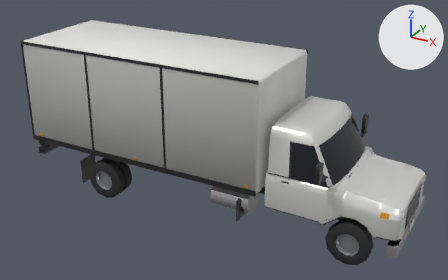
What one commit did to the glTF model app/public/world/vehicles/boxtruck.glb.
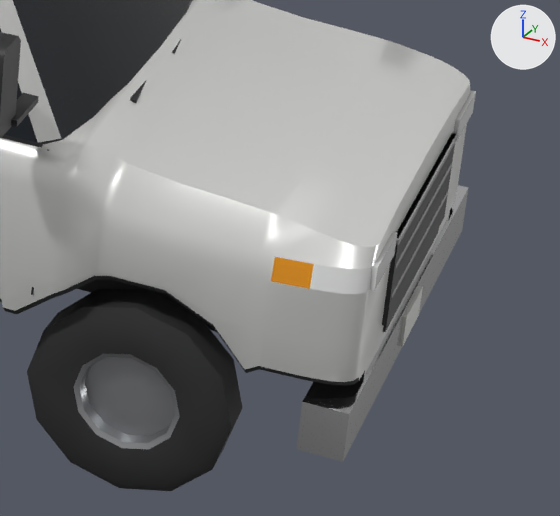
Each version is shown whole from a camera (50 mm lens) standing at (6.43, -11.36, 7.28) and looking at (0.18, 0.0, 1.6), then close up on the part from 71% to 99% of the width and 55% to 97% of the height. Arrows for +X, +Y and +Z are at upper right; the lights stay in place. The first two pictures are the older version. Objects named as collision shapes, trigger or cutter boxes, shadow casters or lower levels of detail are left out. Where no turn or scale is listed for an object, it has been applied to the vertices. Vertices at exactly the same position are counted once.

Names of what the first close-up shows: 'lod0'.
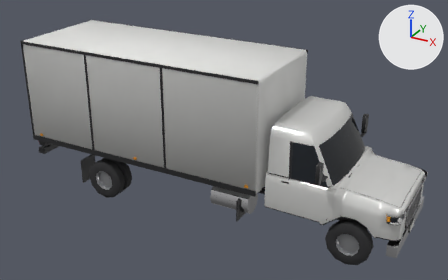
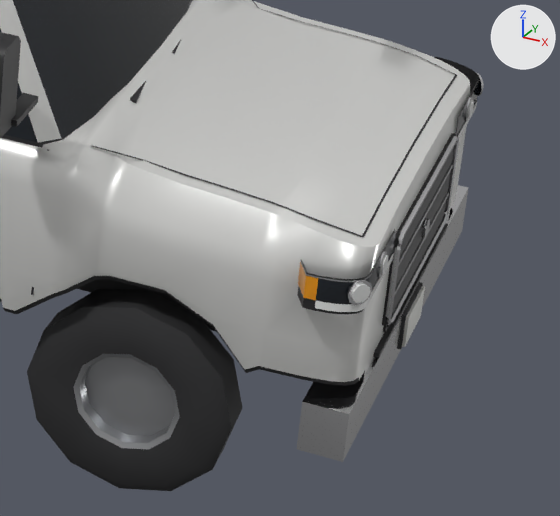
Pixel boxes [x1, y1, x2, y2] of what changed, in the close-ups (560 x 516 px):
'lod0', reshaped, moved, rescaled: before [0, 0, 476, 491]; after [0, 0, 483, 491]
part 1 of me_lod0, added: after [421, 218, 430, 238]
part 2 of me_lod0, added: after [465, 96, 473, 121]
part 3 of me_lod0, added: after [476, 72, 483, 96]
part 4 of me_lod0, added: after [378, 251, 387, 278]
part 5 of me_lod0, added: after [347, 279, 372, 305]
part 6 of me_lod0, added: after [373, 223, 448, 358]
part 7 of me_lod0, added: after [467, 100, 474, 118]
part 8 of me_lod0, added: after [380, 255, 388, 275]
part 9 of me_lod0, added: after [351, 284, 370, 303]
part 10 of me_lod0, built on: before [55, 0, 476, 466]; after [55, 0, 480, 483]
part 11 of me_lod0, recoloured: [87, 0, 471, 347] in both
part 12 of me_lod0, recoloured (darker): before [310, 264, 371, 294]; after [312, 264, 374, 279]
part 13 of me_lod0, recoloured (orange to grey): [271, 257, 314, 286] in both

The change, as a diff of the scene's bpy script:
```diff
--- a/app/public/world/vehicles/boxtruck.glb.py
+++ b/app/public/world/vehicles/boxtruck.glb.py
@@ me_lod0 @@
 # used by ob_lod0; location = (-0.006, 0.0, 1.8); scale = (4.54, 4.54, 4.54)
-me_lod0.from_pydata(...)  # 1856 vertices, 3264 faces; spans x -1.0..1.0, y -0.33..0.33, z -0.4..0.4
+me_lod0.from_pydata(...)  # 2342 vertices, 3926 faces; spans x -1.0..1.0, y -0.33..0.33, z -0.4..0.4
+# me_lod0 part 1: a new loose piece, a 10-sided cylinder along x spanning x 0.9963..0.9999, y -0.0099..0.0099, z -0.1679..-0.1491, in mat_chrome
+# me_lod0 part 2: a new loose piece, a 10-sided cylinder along x spanning x 0.993..0.995, y 0.1666..0.1928, z -0.1206..-0.0958, in mat_chrome
+# me_lod0 part 3: the loose piece of 20 vertices spanning x 0.1..0.3, y -0.24..-0.13, z -0.29..-0.18 is copied, and the copy is scaled about its middle by (-0.00603, -0.165, 0.205), then moved by (0.79, 0.43, 0.13); it spans x 0.98..1.0, y 0.23..0.25, z -0.12..-0.1
+# me_lod0 part 4: a new loose piece, a 10-sided cylinder along x spanning x 0.993..0.995, y -0.1928..-0.1666, z -0.1206..-0.0958, in mat_chrome
+# me_lod0 part 5: the loose piece of 20 vertices spanning x 0.1..0.3, y -0.24..-0.13, z -0.29..-0.18 is copied, and the copy is scaled about its middle by (0.00172, -0.156, -0.207), then moved by (0.79, -0.05, 0.13); it spans x 0.98..1.0, y -0.25..-0.23, z -0.12..-0.1
+# me_lod0 part 6: a new loose piece, a box spanning x 0.9763..0.9961, y -0.1431..0.1431, z -0.2302..-0.2253, in mat_trim
+# me_lod0 part 7: a new loose piece, a 10-sided cylinder along x spanning x 0.9933..0.9972, y 0.17..0.1895, z -0.1174..-0.099, in mat_head
+# me_lod0 part 8: a new loose piece, a 10-sided cylinder along x spanning x 0.9933..0.9972, y -0.1895..-0.17, z -0.1174..-0.099, in mat_head
+# me_lod0 part 9: the loose piece of 20 vertices spanning x 0.1..0.3, y -0.24..-0.13, z -0.29..-0.18 is copied, and the copy is scaled about its middle by (0.00443, -0.119, 0.151), then moved by (0.79, -0.05, 0.13), in mat_head; it spans x 0.98..1.0, y -0.25..-0.23, z -0.12..-0.1
+# me_lod0 part 10: 6 vertices moved within x 0.7..1.0, y -0.23..0.23, z -0.29..-0.04; 61 vertices removed from x 0.65..1.0, y -0.3..0.3, z -0.34..0.09; 359 vertices added at x 0.65..1.0, y -0.29..0.29, z -0.34..0.09
+# me_lod0 part 11: 128 kept faces spanning x -0.99..1.0, y -0.33..0.27, z -0.34..0.01 get new vertex colours
+# me_lod0 part 12: 20 faces spanning x 0.94..0.99, y -0.23..0.23, z -0.12..-0.1 switch from mat_head to mat_paint
+# me_lod0 part 13: 4 faces spanning x 0.91..0.94, y -0.24..0.24, z -0.12..-0.1 switch from mat_amber to mat_paint
+# other edits to the shape of me_lod0 do not show in these pictures
 me_lod0.materials.append(mat_paint2)
@@ ob_lod0 @@
 ob_lod0 = bpy.data.objects.new('lod0', me_lod0)
-ob_lod0.location = (-0.006, 0.0, 1.8)
+ob_lod0.location = (-0.001, 0.0, 1.8)
 ob_lod0.scale = (4.54, 4.54, 4.54)
```
